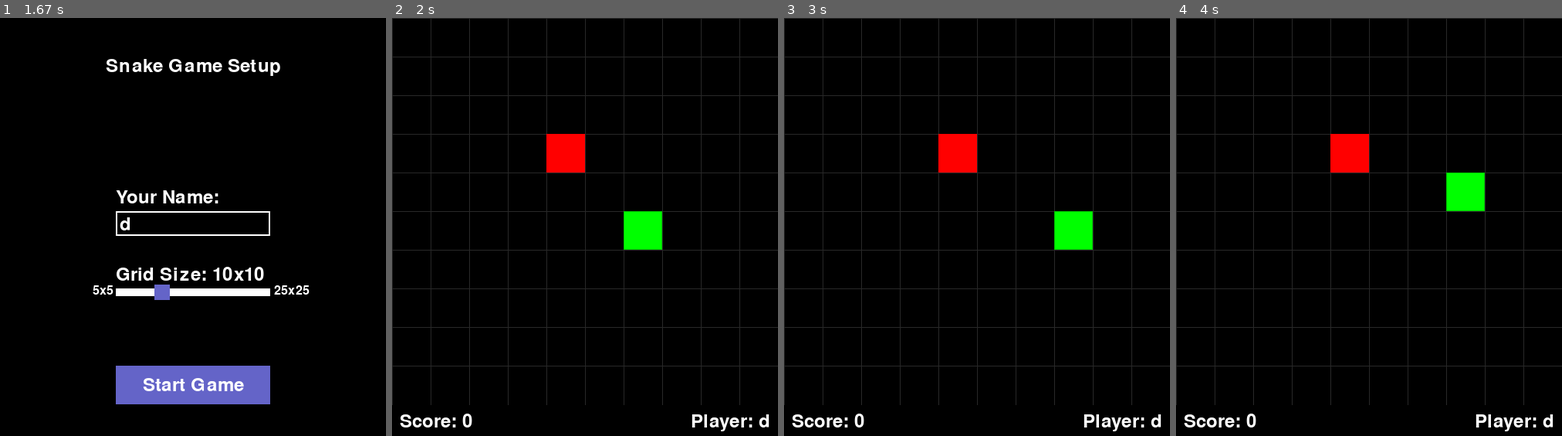
Above: before the commit, frames 1-4 (left to right).
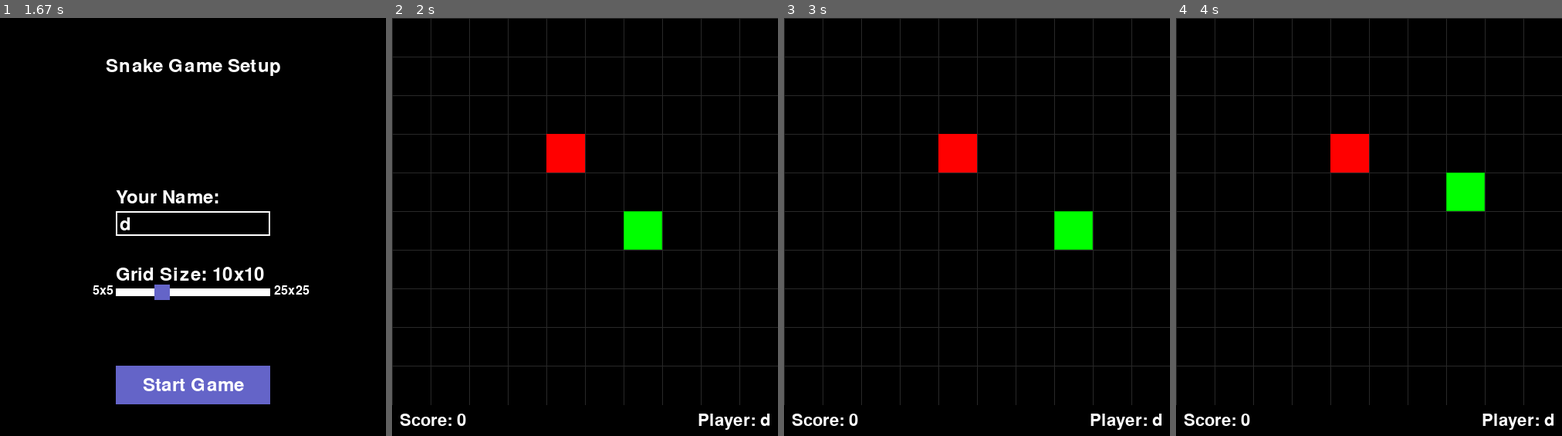
Above: after the commit, the same moments.

Repository: fibetus/WebSnake
Game: pygame game, started from main.py
Two runs of this game, one before a commit and one after it. Both use one fixed random seed, a clock stepped at 60 frames per second and the inputs below.
Inputs (mouse positions are in pixels of both pictures, inside the frame that each line leads up to):
- Up to frame 1 (1.67 s): click "Start Game" at 0.38 s; click (193, 222) at 0.72 s; tap Up at 1 s; tap D at 1.33 s
- Up to frame 2 (2 s): press the mouse at (585, 385) at 1.7 s; move the mouse to (569, 364) at 1.8 s; release the mouse at (554, 339) at 1.93 s
- Up to frame 3 (3 s): type "ann" at 2 s; tap Enter at 2.33 s
- Up to frame 4 (4 s): tap W at 3.65 s

Frame 1 is identical in both runs. In frame 2, 0.7% of the frame differs, in the area x 2-98%, y 94-99%; in frame 3, 0.7%; in frame 4, 0.7%.

Commit message:
Fix to font sizing

Diff:
--- a/ui/ui.py
+++ b/ui/ui.py
@@ -114,7 +114,7 @@
                             self.player_name = self.player_name[:-1]
                         elif event.key == pygame.K_RETURN:
                             name_input_active = False
-                        elif len(self.player_name) < 15:  # Limit name length
+                        elif len(self.player_name) < 10:  # Limit name length
                             if event.unicode.isalnum() or event.unicode.isspace():
                                 self.player_name += event.unicode
 
@@ -282,12 +282,16 @@
             )
             pygame.draw.rect(screen, self.RED, food_rect)
 
-            # Draw score and player name
-            score_text = self.font.render(f'Score: {self.game.score}', True, self.WHITE)
+            # Adjust font size for score and player name based on screen width
+            font_size = max(24, min(36, int(self.screen_width / 15)))
+            game_info_font = pygame.font.SysFont(None, font_size)
+
+            # Draw score with adjusted font
+            score_text = game_info_font.render(f'Score: {self.game.score}', True, self.WHITE)
             screen.blit(score_text, (10, self.grid_size * self.cell_size + 10))
 
-            # Draw player name
-            player_text = self.font.render(f'Player: {self.player_name}', True, self.WHITE)
+            # Draw player name with adjusted font
+            player_text = game_info_font.render(f'Player: {self.player_name}', True, self.WHITE)
             player_rect = player_text.get_rect()
             player_rect.right = self.screen_width - 10
             player_rect.top = self.grid_size * self.cell_size + 10
